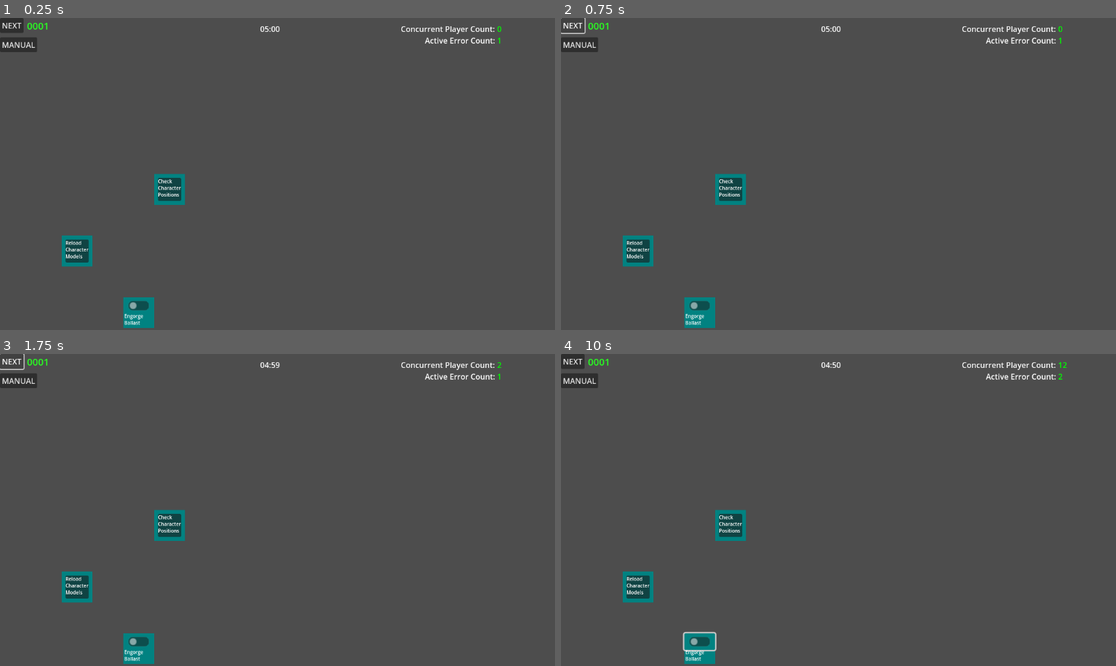
Above: before the commit, frames 1-4 (two rows, left to right).
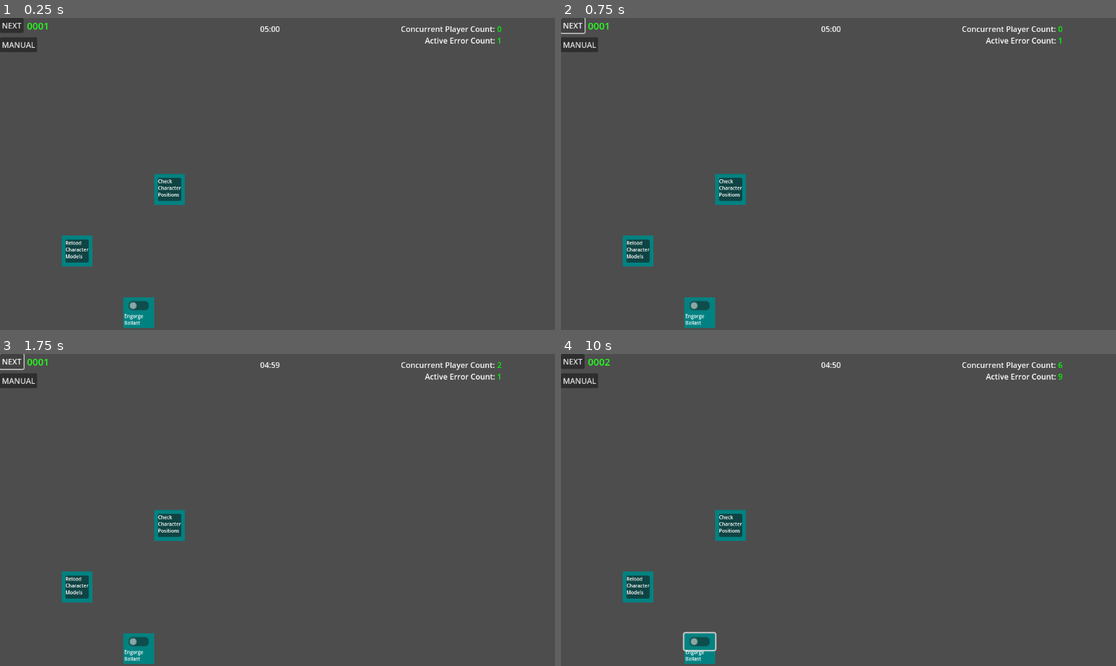
Above: after the commit, the same moments.

Repository: Carth501/team-ferret
Game: Godot game, scene res://scenes/cubicle.tscn
Same seed, same stepped clock (60 frames per second), same inputs: the game is played once before the commit and once after it.
Inputs (mouse positions are in pixels of both pictures, inside the frame that each line leads up to):
- Up to frame 1 (0.25 s): no input
- Up to frame 2 (0.75 s): click "NEXT" at 0.5 s
- Up to frame 3 (1.75 s): click "NEXT" at 1.25 s
- Up to frame 4 (10 s): click (733, 525) at 2.02 s; click (699, 641) at 2.75 s; click "MANUAL" at 3.5 s; click "NEXT" at 4.25 s; click "NEXT" at 5 s; click "PREVIOUS" at 5.75 s; click (733, 525) at 6.52 s; click (699, 641) at 7.25 s; click "MANUAL" at 8 s; click (733, 525) at 8.77 s; click (699, 641) at 9.5 s

Frames 1-3 are identical in both runs. In frame 4, less than 0.1% of the frame differs, in the area x 7-92%, y 1-9%.

Commit message:
generate errors from level list file

Diff:
--- a/data/level_list.json
+++ b/data/level_list.json
@@ -18,7 +18,7 @@
 			}
 		],
 		"errors": [
-
+			"0001", "0002"
 		]
 	},
 	{
--- a/scenes/cubicle.tscn
+++ b/scenes/cubicle.tscn
@@ -49,6 +49,7 @@
 [node name="ErrorFactory" type="Node" parent="." node_paths=PackedStringArray("cubicle_instance")]
 script = ExtResource("4_cxbfh")
 cubicle_instance = NodePath("..")
+probability = 0.7
 
 [node name="manual" parent="." instance=ExtResource("5_neuwc")]
 offset_top = 40.0
@@ -64,9 +65,9 @@
 [node name="CpcCalculator" parent="." node_paths=PackedStringArray("display") instance=ExtResource("7_dldy6")]
 display = NodePath("../CpcMonitor")
 
-[connection signal="diagetic_error_report" from="." to="pager" method="add_error"]
 [connection signal="diagetic_error_report" from="." to="ErrorFactory" method="create_error_node"]
 [connection signal="diagetic_error_resolved" from="." to="pager" method="remove_error"]
 [connection signal="timeout" from="Timer" to="level clock" method="tick"]
+[connection signal="new_active_error" from="ErrorFactory" to="pager" method="add_error"]
 [connection signal="update_active_error_count" from="ErrorFactory" to="CpcCalculator" method="update_error_count"]
 [connection signal="update_cpc" from="CpcCalculator" to="ErrorFactory" method="set_cpc"]
--- a/scripts/cpc_calculator.gd
+++ b/scripts/cpc_calculator.gd
@@ -13,7 +13,7 @@
 	update_cpc.emit(cpc)
 
 func calc_coefficient() -> float:
-	var base_coef = 1.05
+	var base_coef = 1.001
 	var par_difference = (par - error_count) * 0.02
 	var weighted_coeff = base_coef + par_difference
 	return max(weighted_coeff, 0)
--- a/scripts/cpc_monitor.gd
+++ b/scripts/cpc_monitor.gd
@@ -2,8 +2,11 @@
 
 @export var concurrent_player_display: Label
 @export var active_errors: Label
+var rng = RandomNumberGenerator.new()
 
 func set_count(value: int):
+	var disguising_offset = rng.randfn(0, float(value)/100)
+	value = value + disguising_offset
 	concurrent_player_display.text = str(value)
 
 func set_error_count(value: int):
--- a/scripts/cubicle.gd
+++ b/scripts/cubicle.gd
@@ -61,7 +61,7 @@
 	module_id_list = list
 
 func dereference_error_id(id: String):
-	for error_def in data.error_data:
+	for error_def in data.error_data.duplicate(true):
 		if(error_def.id == id):
 			return error_def
 	push_error(str("did not find error def for id ", id))
--- a/scripts/error_factory.gd
+++ b/scripts/error_factory.gd
@@ -1,6 +1,7 @@
 class_name error_factory extends Node
 
 signal update_active_error_count(int)
+signal new_active_error(Variant)
 
 @export var cubicle_instance: cubicle
 var active_error_count = 0
@@ -25,10 +26,10 @@
 	active_error_count += 1
 	new_error.resolved_error.connect(decrement_error_count)
 	update_active_error_count.emit(active_error_count)
+	new_active_error.emit(error)
 
 func decrement_error_count(id):
 	active_error_count -= 1
-	print(str("decrement_error_count ", active_error_count))
 	update_active_error_count.emit(active_error_count)
 
 func get_active_error_count() -> int:
@@ -45,5 +46,8 @@
 		generate_new_error(roll * (1 / probability))
 
 func generate_new_error(error_roll: float):
-	print(str("generate_new_error ", error_roll))
-	print(str("error_list.size() = ", error_list.size()))
+	if(error_list.size() == 0):
+		push_warning("error_list size is 0. was that intentional?")
+		return
+	var index = floori(error_roll * error_list.size())
+	create_error_node(error_list[index])
--- a/scripts/pager.gd
+++ b/scripts/pager.gd
@@ -1,25 +1,25 @@
 class_name pager extends Control
 
 @export var error_code_display: Label
-var errors:= []
+var error_ids: Array[String] = []
 var current_display: int = 0
 
 func _ready():
 	error_code_display.text = ""
 
 func add_error(new_error):
-	errors.append(new_error)
-	set_display(errors.size() - 1)
+	error_ids.append(new_error.id)
+	set_display(error_ids.size() - 1)
 
 func set_display(value: int):
 	if(check_display_conditions(value)):
-		var error = errors[value]
-		error_code_display.text = str(error.id)
+		var error = error_ids[value]
+		error_code_display.text = error
 
 func check_display_conditions(value: int) -> bool:
-	if(errors.size() <= 0):
+	if(error_ids.size() <= 0):
 		return false
-	if(!value < errors.size()):
+	if(!value < error_ids.size()):
 		push_error("pager index exceeds errors array limit")
 		return false
 	if(!value >= 0):
@@ -28,25 +28,25 @@
 	return true
 
 func next_error_code():
-	if(errors.size() > 0):
+	if(error_ids.size() > 0):
 		current_display += 1
-		current_display %= errors.size()
+		current_display %= error_ids.size()
 	set_display(current_display)
 
 func remove_error(old_error_id):
 	var index = get_error_index(old_error_id)
 	if(index == -1):
 		push_error(str("expected error with id ", old_error_id, " but none were found."))
-	errors.remove_at(index)
-	if(errors.size() == 0):
+	error_ids.remove_at(index)
+	if(error_ids.size() == 0):
 		error_code_display.text = ""
 	else:
-		set_display(current_display % errors.size())
+		set_display(current_display % error_ids.size())
 
 func get_error_index(error_id) -> int:
 	var index := 0
-	for error in errors:
-		if(error.id == error_id):
+	for error in error_ids:
+		if(error == error_id):
 			return index
 		index += 1
 	return -1
